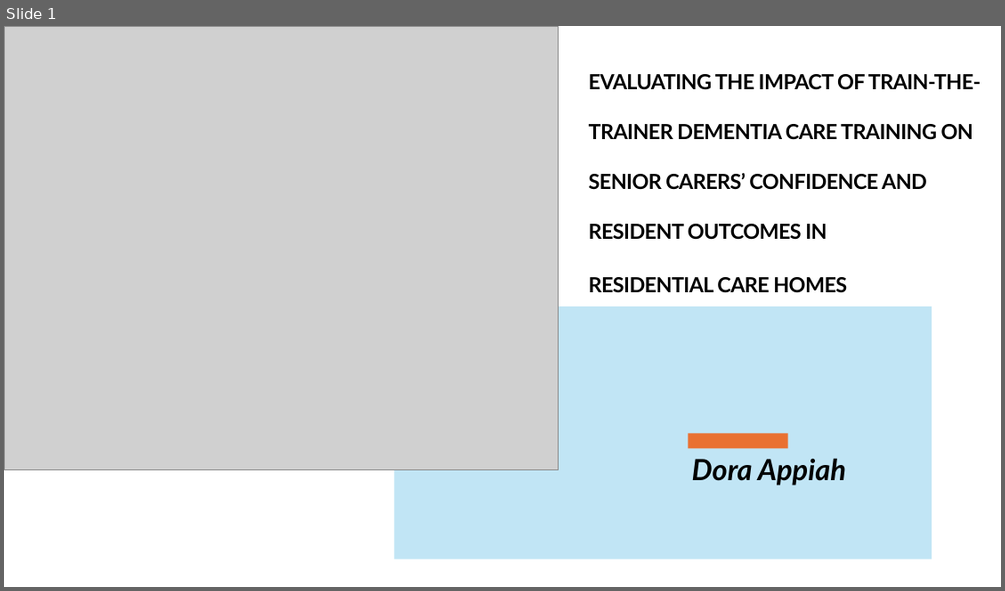
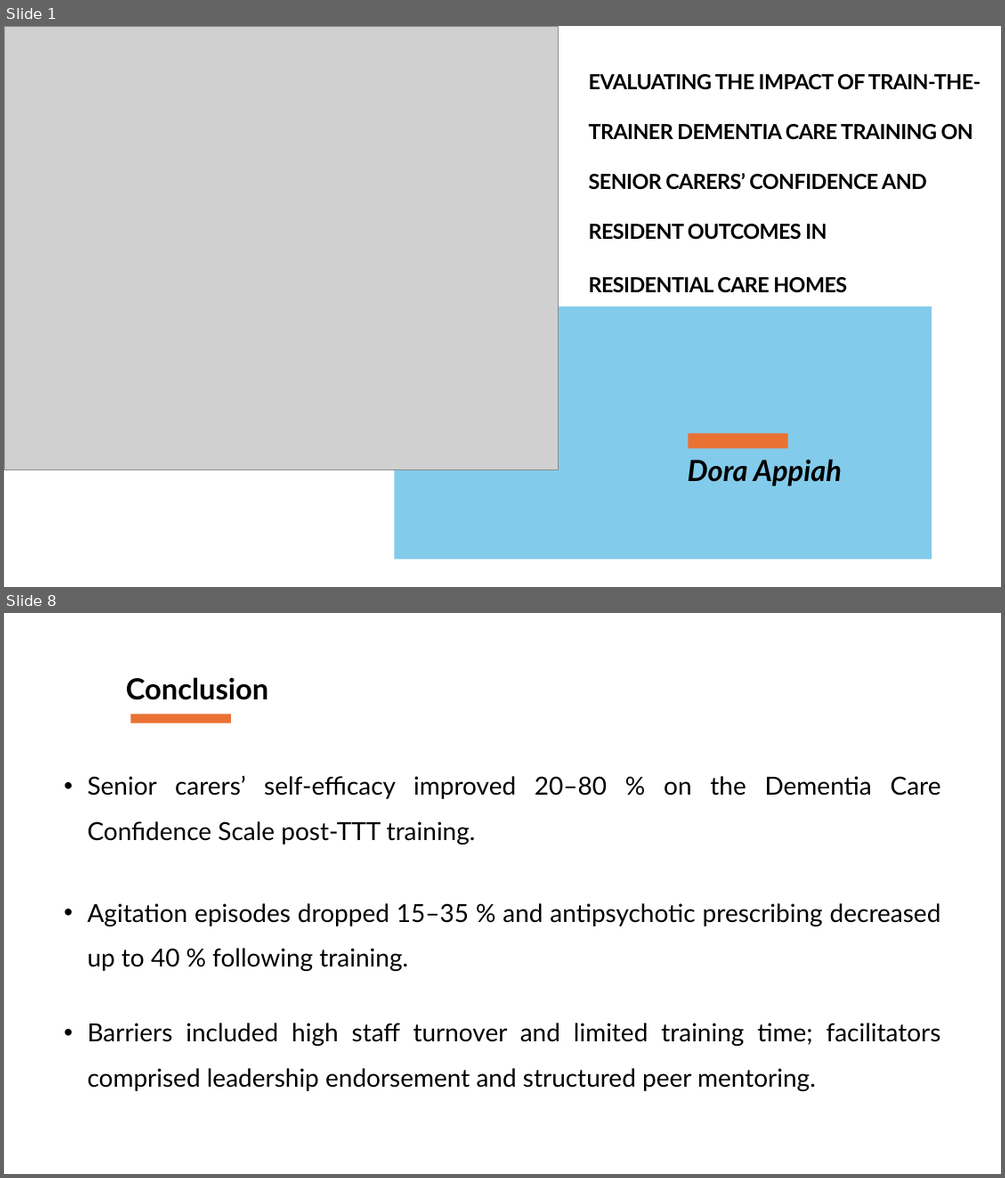
Before and after one commit to Gbekoilias/M-618-4171-HSC, a slide deck: Deliverables/Task 3.pptx. Shown one above the other, each under a label of ours: slide 1 before the commit, slides 1 and 8 after it; the slides between them are not shown. The pictures are 1005x591 and 1005x1178 pixels, drawn with LibreOffice and Linux fonts; fonts in the diff are those of the drawing; grey boxes stand for pictures. Boxes give left, top, right and bottom in pixels: in the first picture for what was removed or moved away, otherwise in the second. Text is boxed around its words. In the diff, an @@ line names an element or a change of style, - is before the commit and + after.

```diff
--- a/Deliverables/Task 3.pptx
+++ b/Deliverables/Task 3.pptx
@@ slide 8 added at (x1=4, y1=613, x2=1001, y2=1174), background #FFFFFF @@
@@ text added at (x1=126, y1=677, x2=268, y2=700), 28 pt, text #000000, bold @@
+Conclusion
@@ rectangle added at (x1=131, y1=714, x2=231, y2=723), fill #E97132 @@
@@ text added at (x1=88, y1=775, x2=941, y2=1091), 24 pt, text #000000 @@
+• Senior carers’ self-efficacy improved 20–80 % on the Dementia Care Confidence Scale post-TTT training.
+• Agitation episodes dropped 15–35 % and antipsychotic prescribing decreased up to 40 % following training.
+• Barriers included high staff turnover and limited training time; facilitators comprised leadership endorsement and structured peer mentoring.
@@ slide 1 changed as well @@
@@ rectangle at (x1=395, y1=306, x2=932, y2=559): fill #C1E5F5 to #83CBEB @@
@@ text "Dora Appiah" moved from (x1=692, y1=458, x2=846, y2=485) to (x1=688, y1=459, x2=841, y2=486) @@
```
Also in this commit, not shown: 7 other slides added, 3 other files.
